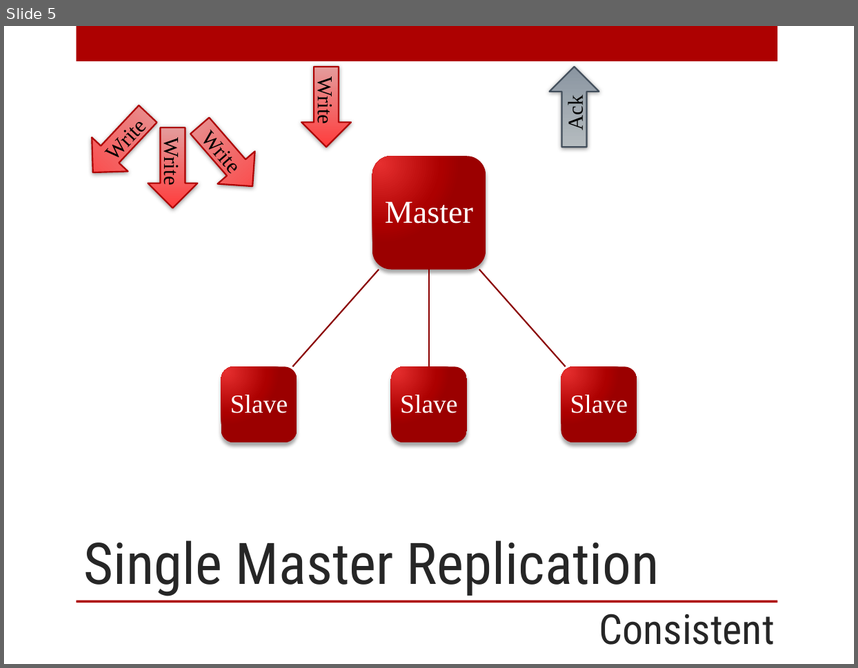
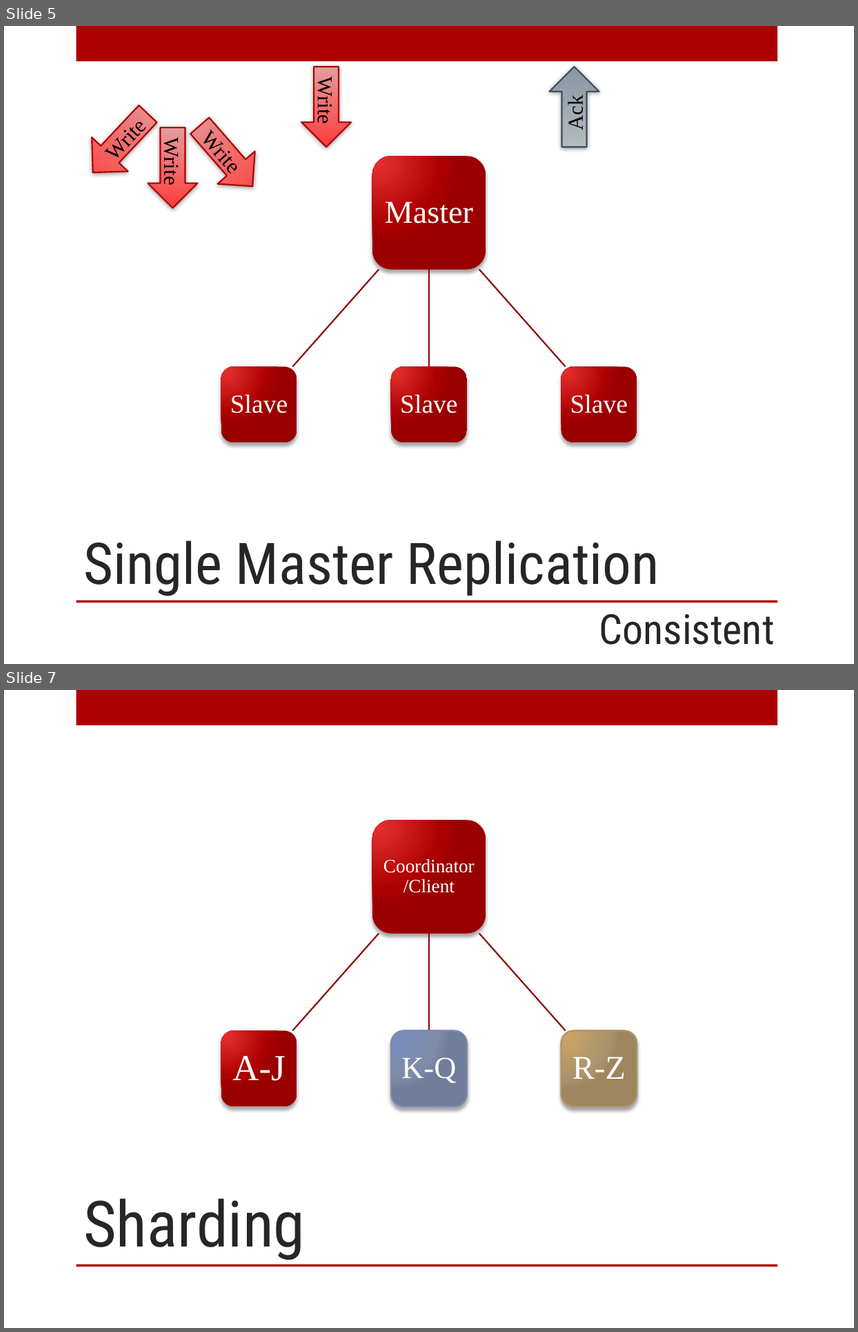
Before and after one commit to digitalBush/nosql-smackdown-talk, a slide deck: nosql-smackdown.pptx. Shown one above the other, each under a label of ours: slide 5 before the commit, slides 5 and 7 after it; the slides between them are not shown. The pictures are 858x668 and 858x1332 pixels, drawn with LibreOffice and Linux fonts; fonts in the diff are those of the drawing. Boxes give left, top, right and bottom in pixels: in the first picture for what was removed or moved away, otherwise in the second. Text is boxed around its words. In the diff, an @@ line names an element or a change of style, - is before the commit and + after.

Commit message:
Adding Available Single Master and Sharding Diagrams

```diff
--- a/nosql-smackdown.pptx
+++ b/nosql-smackdown.pptx
@@ slide 7 added at box(4, 690, 854, 1328), background #FFFFFF; not listed: 2 template elements that a slide beside it also shows @@
@@ group added at box(221, 820, 637, 1105): 4 rounded rectangles, 4 texts, 3 freeform shapes @@
+Coordinator /Client
+R-Z
+K-Q
+A-J
@@ title added at box(83, 1198, 305, 1260), 54 pt, text #262626 @@
+Sharding
```
Also in this commit, not shown: 4 other slides added.
